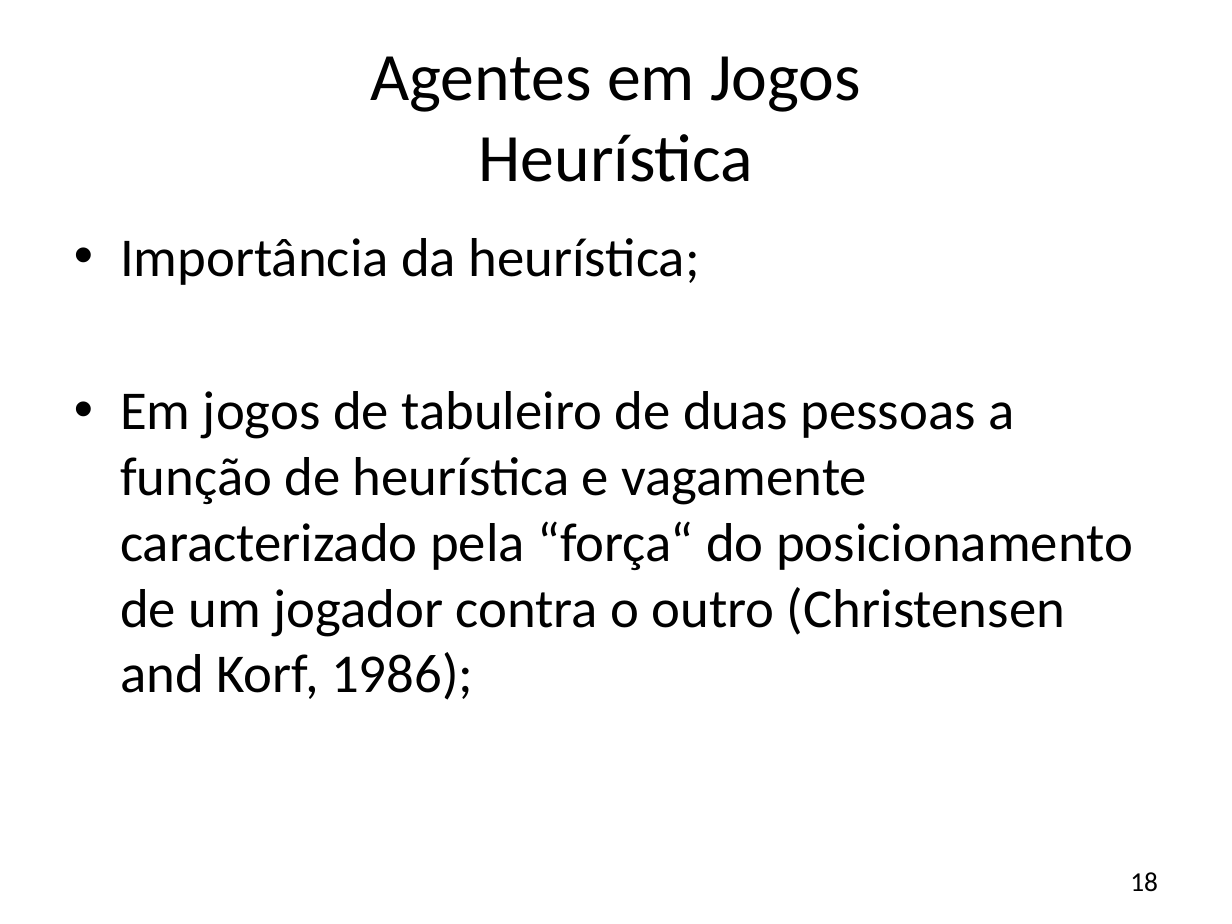
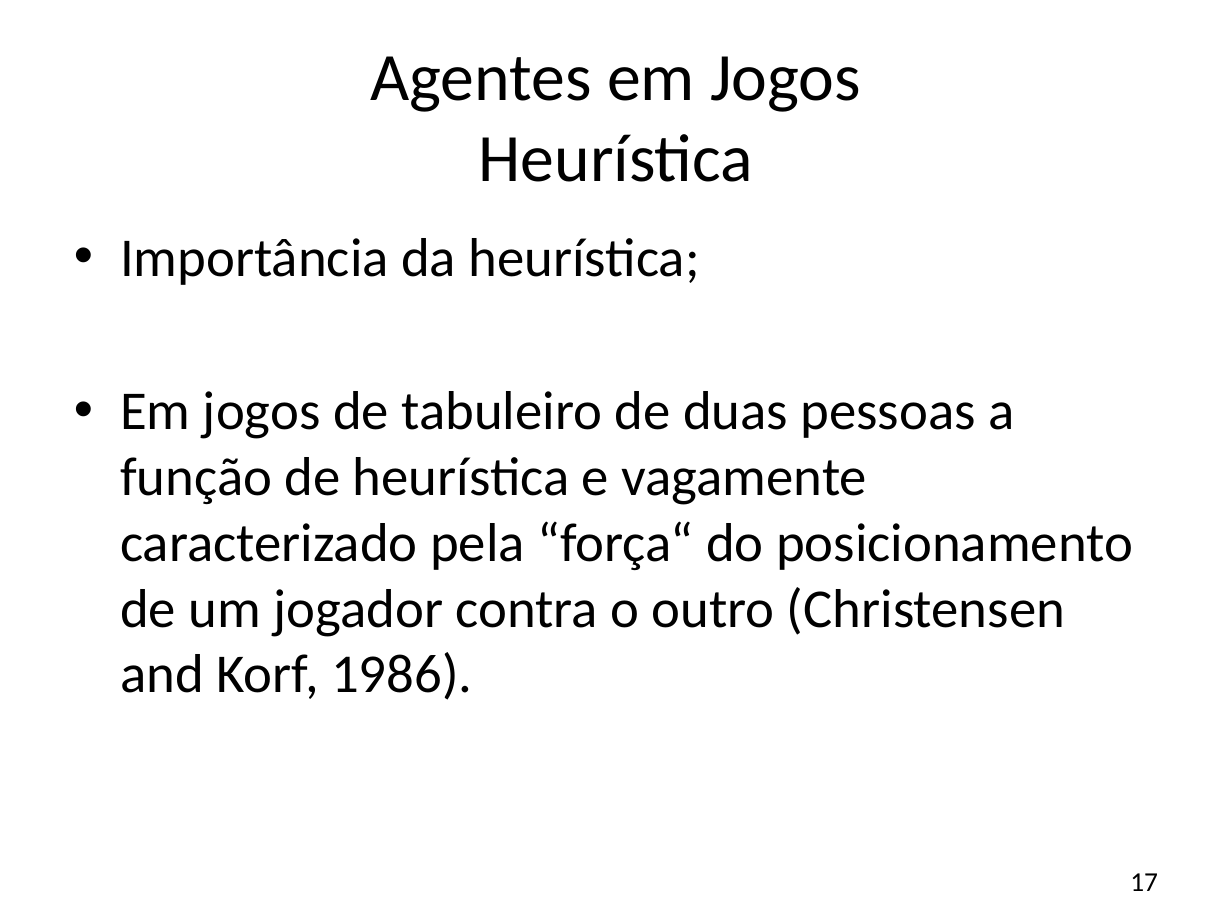
Before and after one commit to JonathanOhara/dissertacao, a slide deck: slide 17 of Apresentação Qualificação.pptx (slide 18 before the commit). Drawn at 1232x924 pixels with LibreOffice and Linux fonts; fonts in the diff are those of the drawing; background and template pictures are left out. Boxes give left, top, right and bottom in pixels: in the first picture for what was removed or moved away, otherwise in the second. Text is boxed around its words. In the diff, an @@ line names an element or a change of style, - is before the commit and + after.

```diff
--- a/Apresentação Qualificação.pptx
+++ b/Apresentação Qualificação.pptx
@@ text at bbox=[120, 391, 1133, 700]: text changed @@
-• Em jogos de tabuleiro de duas pessoas a função de heurística e vagamente caracterizado pela “força“ do posicionamento de um jogador contra o outro (Christensen and Korf, 1986);
+• Em jogos de tabuleiro de duas pessoas a função de heurística e vagamente caracterizado pela “força“ do posicionamento de um jogador contra o outro (Christensen and Korf, 1986).
@@ page number at bbox=[1130, 873, 1158, 891]: text changed @@
-18
+17
```
Also in this commit, not shown: 9 other slides changed, 1 slide removed.
